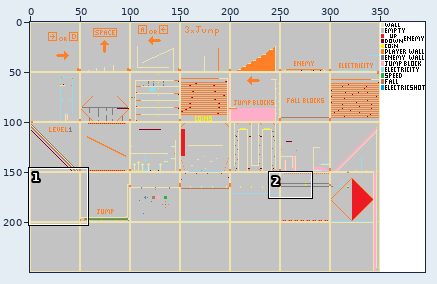
Sprite sheet: src/Map.png. The first picture is a wide view before the edit; the outline marks the close-up.
Close-up. Before the edit:
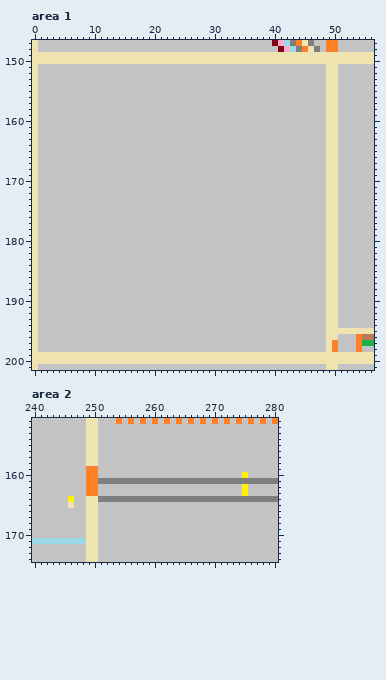
The file is 395x250 pixels. Shown: area 1: x 0..56, y 147..201; area 2: x 240..280, y 151..174. The commit also changed other parts of the picture, which this record leaves out.
Once edited:
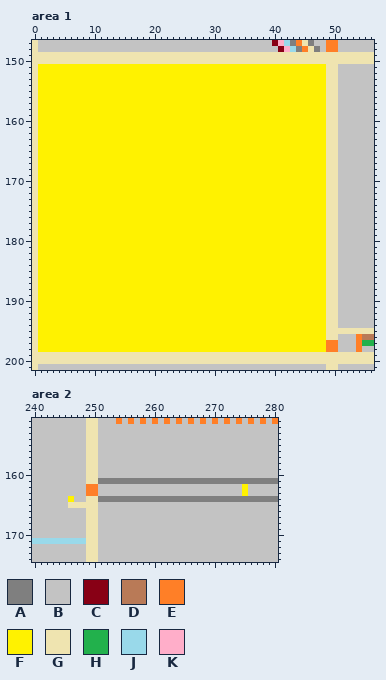
Palette (. is transparent): A #7f7f7f  B #c3c3c3  C #880015  D #b97a57  E #ff7f27  F #fff200  G #efe4b0  H #22b14c  J #99d9ea  K #ffaec9
Edits made:
Area 1:
y 151..196: x 1..48 BBBBBBBBBBBBBBBBBBBBBBBBBBBBBBBBBBBBBBBBBBBBBBBB -> FFFFFFFFFFFFFFFFFFFFFFFFFFFFFFFFFFFFFFFFFFFFFFFF
y 197..198: x 1..49 BBBBBBBBBBBBBBBBBBBBBBBBBBBBBBBBBBBBBBBBBBBBBBBBG -> FFFFFFFFFFFFFFFFFFFFFFFFFFFFFFFFFFFFFFFFFFFFFFFFE
Area 2:
y 159: x 249..250 EE -> GG
y 160: x 249..250 EE -> GG; x 275 F -> B
y 161: x 249..250 EE -> GG
y 165: x 247..248 BB -> GG
Pixel boxes of the changes (left, top, right, bottom) in both close-ups:
changed: (38, 64, 332, 352)
changed: (74, 466, 98, 508)
changed: (242, 472, 248, 478)
